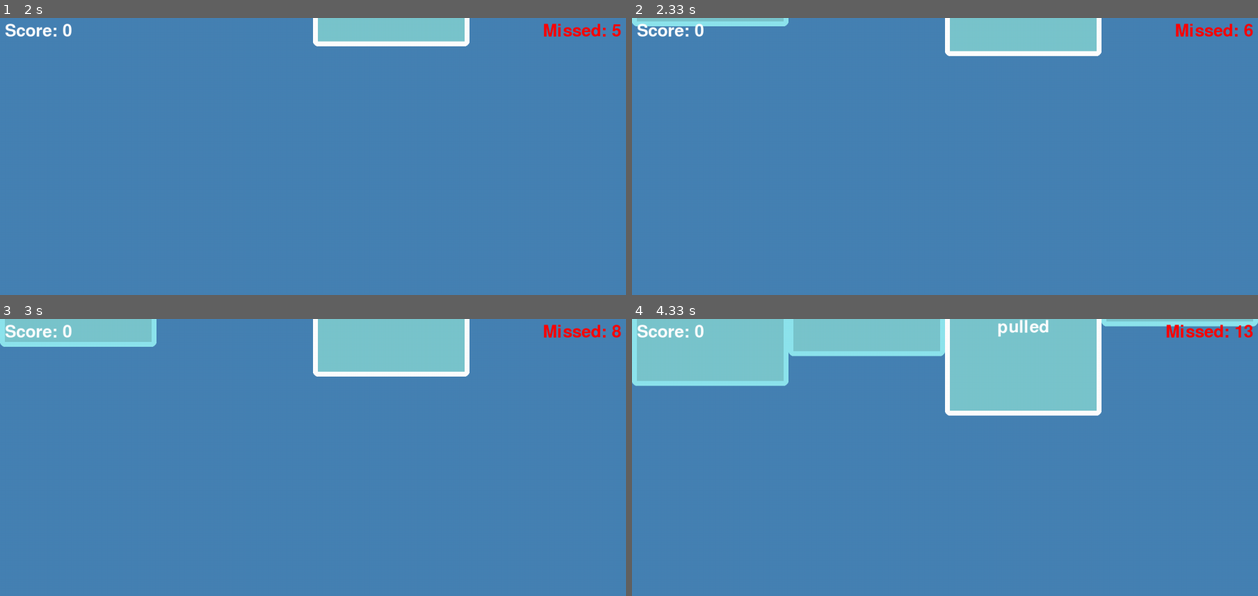
Above: before the commit, frames 1-4 (two rows, left to right).
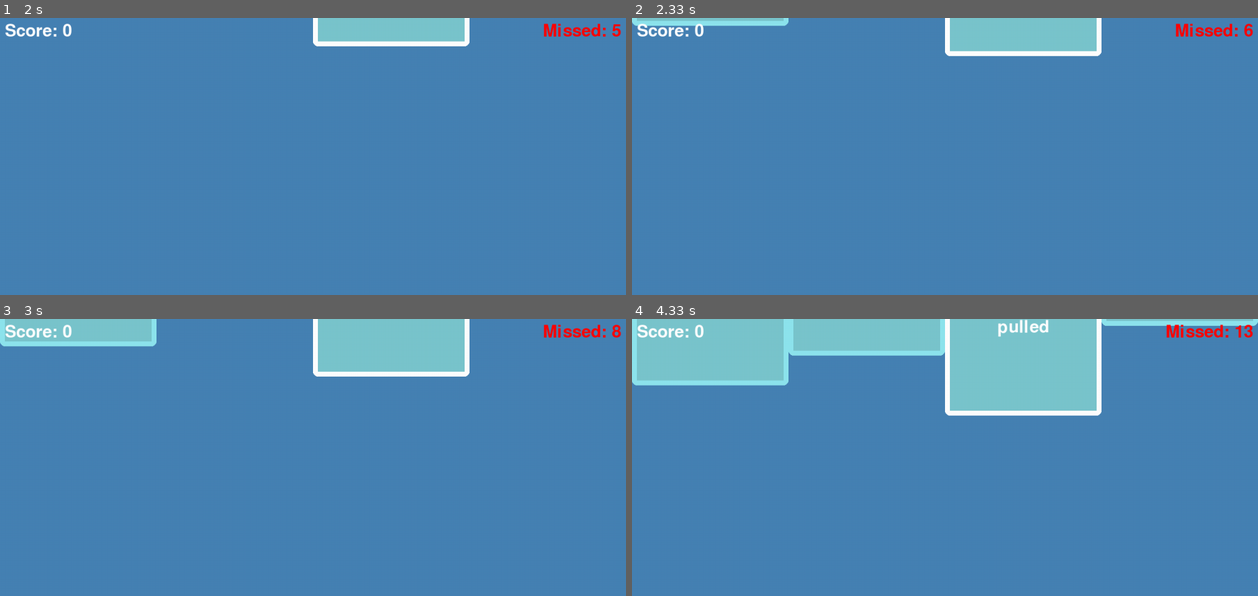
Above: after the commit, the same moments.

Repository: Mikedeejay2/PyGamePianoTiles
Game: pygame game, started from main.py
Same seed, same stepped clock (60 frames per second), same inputs: the game is played once before the commit and once after it.
Inputs:
- Up to frame 1 (2 s): click "Play" at 0.38 s; tap Enter at 0.67 s; tap Space at 1, 1.4, 1.7, 1.9 s
- Up to frame 2 (2.33 s): tap Space at 2.23 s
- Up to frame 3 (3 s): tap Space at 2.53, 2.73 s
- Up to frame 4 (4.33 s): tap Space at 3.03, 3.3, 3.63, 3.93, 4.07 s

Frame 1 is identical in both runs. In frame 2, less than 0.1% of the frame differs, in the area x 0-25%, y 1-4%; in frame 3, less than 0.1%; in frame 4, 0.3%, in the area x 0-100%, y 1-25%.

Commit message:
Fix crashing issue with changing resolution (infinite while loop)

Diff:
--- a/game.py
+++ b/game.py
@@ -93,14 +93,17 @@
         word = new_word()
 
         # Check for overlap with existing words
-        while any(check_overlap(word, active_word) for active_word in active_words):
-            word = new_word()
+        place = True
+        for active_word in active_words:
+            if check_overlap(active_word, word):
+                place = False
 
-        active_words.append(word)
-        word_added_time = pygame.time.get_ticks()
+        if place:
+            active_words.append(word)
+            word_added_time = pygame.time.get_ticks()
 
     # Increase word speed as the game progresses
-    word_speed = 1 + score // 10
+    word_speed = 1 + score / 10
 
     # Draw active words
     for word in active_words:
@@ -120,9 +123,6 @@
     missed_surface = font.render(f"Missed: {missed}", True, missed_color)
     variables.screen.blit(score_surface, (10, 10))
     variables.screen.blit(missed_surface, (variables.screen_width - missed_surface.get_width() - 10, 10))
-
-    # Update the display
-    pygame.display.flip()
 
     # Check if any words reached the bottom
     for word in active_words:
@@ -149,6 +149,7 @@
         missed = 0
         word_speed = 1
         game_over = False
+        active_words.clear()
         active_words.append(new_word())
 
 def draw():
